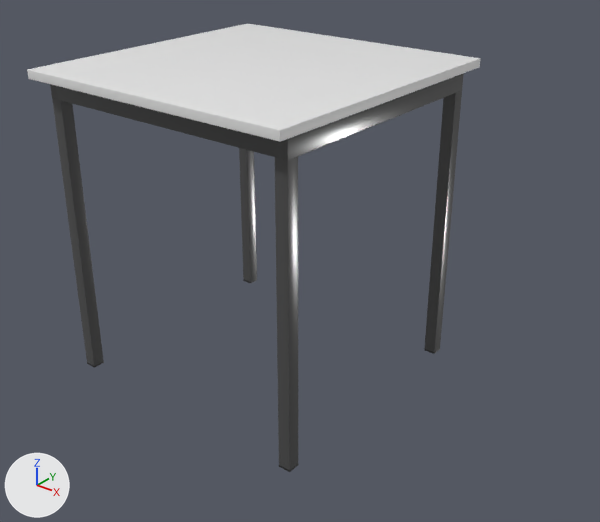
Before and after pictures for a commit that changed the glTF model ObedStol.glb.
Before and after are seen from a 50 mm lens placed at (1.883, -1.412, 1.155), pointed at (0.816, -0.08, 0.329). Arrows for +X, +Y and +Z are at lower left; the lights stay in place. The first picture is the older version. Vertices at exactly the same position are counted once.
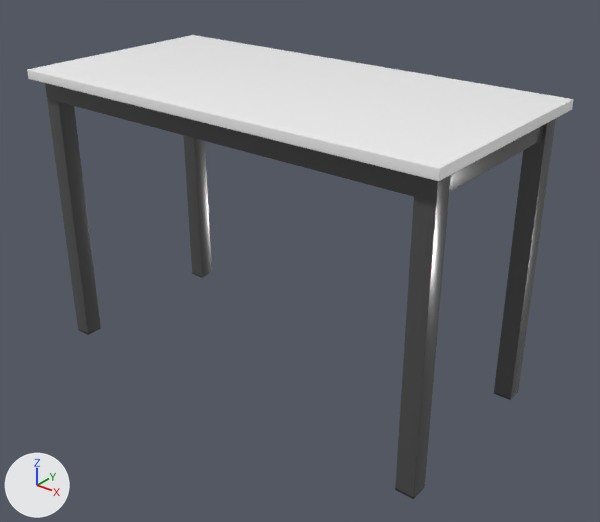
Pixel boxes (x1, y1, x2, y2) of what changed, in the pictures (600 x 522 px; the box of a moved part takes in the faces that stretch with it):
'Box002', moved, rescaled (21% wider, 24% taller): before (27, 24, 480, 142); after (27, 35, 574, 181)
'Box008', moved, rescaled (138% wider): before (275, 157, 298, 470); after (395, 175, 451, 497)
'Box010', moved, rescaled (62% wider, 7% taller): before (424, 91, 462, 352); after (494, 119, 556, 398)
'Box005', moved, rescaled (72% wider, 62% taller): before (56, 86, 279, 158); after (48, 84, 432, 201)
'Box007', moved, rescaled (8% wider, 7% shorter): before (52, 98, 104, 366); after (45, 83, 101, 333)
'Box004', moved, rescaled: before (279, 73, 464, 161); after (449, 125, 544, 192)
'Box009', moved, rescaled: before (239, 148, 257, 282); after (183, 135, 212, 276)
'Object001', moved: before (279, 463, 299, 472); after (395, 486, 425, 499)
'Box003', moved, rescaled (not visible afterwards): before (50, 84, 57, 99)
'Object003', moved: before (424, 348, 440, 354); after (494, 390, 519, 400)
'Object004', moved: before (243, 279, 257, 283); after (192, 272, 212, 278)
part 2 of me_box003, moved or reshaped: before (288, 73, 464, 160); after (449, 125, 544, 192)
part 4 of me_box007, moved or reshaped: before (52, 91, 462, 470); after (45, 83, 556, 497)

Edits to the bpy script that builds the scene:
```text
Change me_box002:
    used by ob_box002; location = (0.675, -0.043, 0.731)
    remove me_box002.from_pydata(...)  # 152 vertices, 300 faces; spans x -0.35..0.35, y -0.35..0.35, z 0.0..0.02
    add me_box002.from_pydata(...)  # 152 vertices, 300 faces; spans x -0.35..0.651, y -0.35..0.142, z 0.0..0.02
    me_box002 part 1: the whole mesh is scaled about its middle by (1.43, 0.702, 1), then moved by (0.15, -0.104, 0.0)
Change me_box003:
    used by ob_box003; location = (0.343, -0.043, 0.708); rotation_euler = (0.0, 1.571, 0.0), in degrees (0, 90, 0)
    remove me_box003.from_pydata(...)  # 152 vertices, 300 faces; spans x -0.025..0.025, y -0.31..0.31, z 0.0..0.02
    add me_box003.from_pydata(...)  # 152 vertices, 300 faces; spans x -0.025..0.025, y -0.31..0.089, z 0.0..0.02
    me_box003 part 2: the whole mesh is scaled about its middle by (1, 0.643, 1), then moved by (0.0, -0.11, 0.0)
Change me_box005:
    used by ob_box005; location = (0.672, -0.333, 0.708); rotation_euler = (1.571, 1.571, 0.0), in degrees (90, 90, 0)
    remove me_box005.from_pydata(...)  # 152 vertices, 300 faces; spans x -0.025..0.025, y -0.323..0.323, z 0.0..0.02
    add me_box005.from_pydata(...)  # 152 vertices, 300 faces; spans x -0.025..0.025, y -0.323..0.626, z 0.0..0.03
    me_box005 part 3: the whole mesh is scaled about its middle by (1, 1.47, 1.53), then moved by (0.0, 0.152, 0.005)
Change me_box007:
    used by ob_box007; location = (0.358, -0.323, 0.37); rotation_euler = (1.571, -3.142, 0.0), in degrees (90, -180, 0)
    remove me_box007.from_pydata(...)  # 96 vertices, 170 faces; spans x -0.015..0.015, y -0.37..0.365, z 0.0..0.03
    add me_box007.from_pydata(...)  # 96 vertices, 170 faces; spans x -0.02..0.02, y -0.37..0.264, z 0.0..0.04
    me_box007 part 4: the whole mesh is scaled about its middle by (1.35, 0.862, 1.35), then moved by (0.0, -0.051, 0.005)
Change ob_box004:
    ob_box004.location: (0.988, -0.043, 0.708) -> (1.282, -0.043, 0.708)
Change ob_box008:
    ob_box008.location: (0.993, -0.323, 0.37) -> (1.288, -0.323, 0.37)
Change ob_box009:
    ob_box009.location: (0.358, 0.267, 0.37) -> (0.358, 0.072, 0.37)
Change ob_box010:
    ob_box010.location: (0.993, 0.267, 0.37) -> (1.288, 0.072, 0.37)
Change ob_object001:
    ob_object001.location: (0.993, -0.338, 0.003) -> (1.289, -0.338, 0.105)
Change ob_object003:
    ob_object003.location: (0.993, 0.252, 0.003) -> (1.289, 0.057, 0.105)
Change ob_object004:
    ob_object004.location: (0.358, 0.252, 0.003) -> (0.359, 0.057, 0.105)
```
